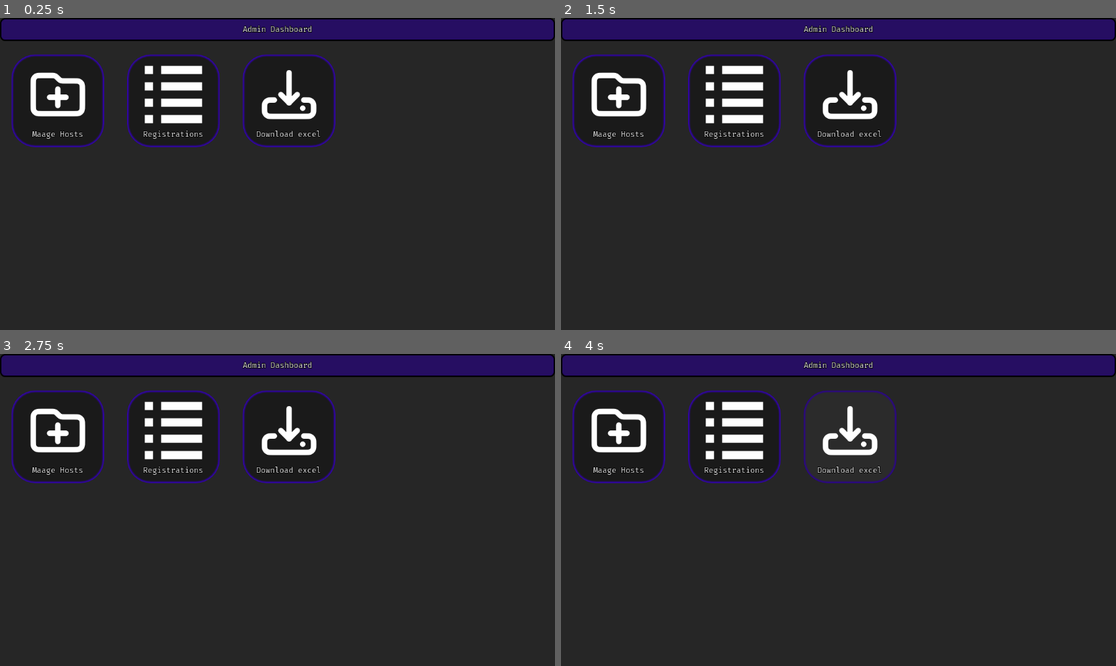
Above: before the commit, frames 1-4 (two rows, left to right).
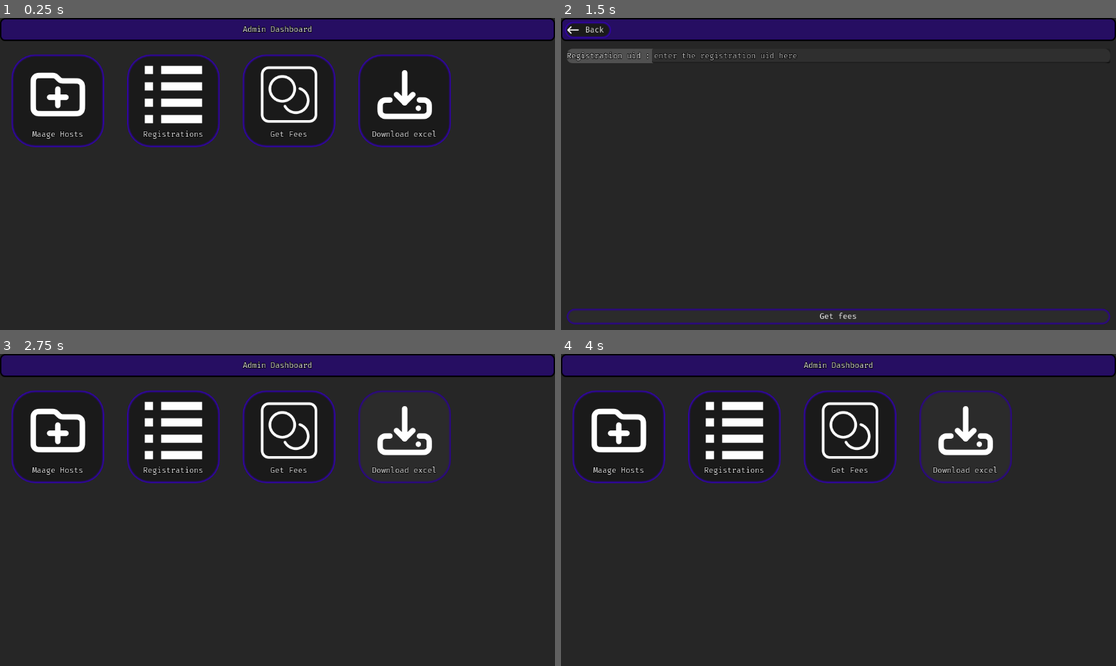
Above: after the commit, the same moments.

Repository: master172/admindashboard
Game: Godot game, scene res://src/Main/Main.tscn
Same seed, same stepped clock (60 frames per second), same inputs: the game is played once before the commit and once after it.
Inputs (mouse positions are in pixels of both pictures, inside the frame that each line leads up to):
- Up to frame 1 (0.25 s): no input
- Up to frame 2 (1.5 s): click (849, 102) at 0.52 s; click (838, 317) at 1.25 s, where only the run after the commit has a clickable "Get fees"
- Up to frame 3 (2.75 s): click (27, 366) at 2 s, where only the run after the commit has a clickable "Back"
- Up to frame 4 (4 s): click (616, 438) at 2.75 s; click "Back" at 3.5 s

The runs differ from the first frame. In frame 1, 2.1% of the frame differs, in the area x 46-82%, y 11-42%; in frame 2, 6.4%, in the area x 0-99%, y 1-99%; in frame 3, 2.2%; in frame 4, 2.3%.
Error after the commit: Invalid type in function 'alert' in base 'OS'. Cannot convert argument 2 from int to String. (res://src/Main/fees_page.gd:26)

Commit message:
integrate fees fetching

Diff:
--- a/Resources/MainTheme.tres
+++ b/Resources/MainTheme.tres
@@ -1,6 +1,7 @@
-[gd_resource type="Theme" load_steps=10 format=3 uid="uid://c8wib8exwpaas"]
+[gd_resource type="Theme" load_steps=11 format=3 uid="uid://c8wib8exwpaas"]
 
 [ext_resource type="FontFile" uid="uid://b6pbhvdgvsn2" path="res://assets/Fonts/Fira_Code/static/FiraCode-Regular.ttf" id="1_f5rfs"]
+[ext_resource type="FontFile" uid="uid://xdvbofo7itl" path="res://assets/Fonts/Fira_Code/static/FiraCode-Bold.ttf" id="2_bs5wg"]
 
 [sub_resource type="StyleBoxFlat" id="StyleBoxFlat_f5rfs"]
 bg_color = Color(0.217, 0.25575, 0.31, 1)
@@ -94,6 +95,11 @@
 LineEdit/fonts/font = ExtResource("1_f5rfs")
 Panel/styles/panel = SubResource("StyleBoxFlat_4swcv")
 PanelContainer/styles/panel = SubResource("StyleBoxFlat_tohqo")
+RichTextLabel/colors/default_color = Color(1, 1, 1, 1)
+RichTextLabel/colors/font_outline_color = Color(0, 0, 0, 1)
+RichTextLabel/constants/outline_size = 2
+RichTextLabel/fonts/bold_font = ExtResource("2_bs5wg")
+RichTextLabel/fonts/normal_font = ExtResource("1_f5rfs")
 TextEdit/colors/font_placeholder_color = Color(0.88, 0.88, 0.88, 0.784314)
 TextEdit/constants/outline_size = 4
 TextEdit/fonts/font = ExtResource("1_f5rfs")
--- /dev/null
+++ b/assets/Icons/fees.svg
@@ -0,0 +1,20 @@
+<!DOCTYPE svg PUBLIC "-//W3C//DTD SVG 1.1//EN" "http://www.w3.org/Graphics/SVG/1.1/DTD/svg11.dtd">
+
+<!-- Uploaded to: SVG Repo, www.svgrepo.com, Transformed by: SVG Repo Mixer Tools -->
+<svg fill="#ffffff" width="800px" height="800px" viewBox="0 0 1024 1024" xmlns="http://www.w3.org/2000/svg" stroke="#ffffff">
+
+<g id="SVGRepo_bgCarrier" stroke-width="0"/>
+
+<g id="SVGRepo_tracerCarrier" stroke-linecap="round" stroke-linejoin="round"/>
+
+<g id="SVGRepo_iconCarrier">
+
+<path d="M674.443 437.565c69.184 23.889 116.549 89.238 116.549 163.62 0 95.581-77.478 173.056-173.056 173.056-63.911 0-121.65-34.917-151.845-89.949-5.441-9.916-17.89-13.544-27.806-8.103s-13.544 17.89-8.103 27.806c37.318 68.013 108.74 111.206 187.755 111.206 118.199 0 214.016-95.813 214.016-214.016 0-91.985-58.568-172.788-144.14-202.337-10.691-3.692-22.351 1.983-26.043 12.674s1.983 22.351 12.674 26.043z"/>
+
+<path d="M579.123 422.81c0-95.574-77.482-173.056-173.056-173.056S233.011 327.236 233.011 422.81c0 95.574 77.482 173.056 173.056 173.056s173.056-77.482 173.056-173.056zm40.96 0c0 118.196-95.82 214.016-214.016 214.016s-214.016-95.82-214.016-214.016 95.82-214.016 214.016-214.016 214.016 95.82 214.016 214.016z"/>
+
+<path d="M829.44 911.36c45.245 0 81.92-36.675 81.92-81.92V194.56c0-45.245-36.675-81.92-81.92-81.92H194.56c-45.245 0-81.92 36.675-81.92 81.92v634.88c0 45.245 36.675 81.92 81.92 81.92h634.88zm0 40.96H194.56c-67.866 0-122.88-55.014-122.88-122.88V194.56c0-67.866 55.014-122.88 122.88-122.88h634.88c67.866 0 122.88 55.014 122.88 122.88v634.88c0 67.866-55.014 122.88-122.88 122.88z"/>
+
+</g>
+
+</svg>
--- a/src/Main/Main.tscn
+++ b/src/Main/Main.tscn
@@ -1,10 +1,11 @@
-[gd_scene load_steps=6 format=3 uid="uid://dgc3m4i4156v3"]
+[gd_scene load_steps=7 format=3 uid="uid://dgc3m4i4156v3"]
 
 [ext_resource type="Script" uid="uid://bjuexdydjvkta" path="res://src/Main/main.gd" id="1_52sh2"]
 [ext_resource type="Theme" uid="uid://c8wib8exwpaas" path="res://Resources/MainTheme.tres" id="1_f6j18"]
 [ext_resource type="Texture2D" uid="uid://cifcjhdrcx2d7" path="res://assets/Icons/List.svg" id="3_1pat6"]
 [ext_resource type="PackedScene" uid="uid://351f6j6go1i2" path="res://src/UIComponents/BaseButtonComponent.tscn" id="4_nxavr"]
 [ext_resource type="Texture2D" uid="uid://qr2ypeurqd3j" path="res://assets/Icons/download.svg" id="5_7cpwk"]
+[ext_resource type="Texture2D" uid="uid://d0jlpmm243jno" path="res://assets/Icons/fees.svg" id="5_52sh2"]
 
 [node name="Main" type="Control"]
 layout_mode = 3
@@ -65,7 +66,7 @@
 size_flags_vertical = 3
 theme_override_constants/h_separation = 48
 theme_override_constants/v_separation = 0
-columns = 3
+columns = 4
 
 [node name="ManageEvents" parent="MainContainer/OptionsContainer/GridContainer" instance=ExtResource("4_nxavr")]
 layout_mode = 2
@@ -75,6 +76,11 @@
 layout_mode = 2
 Icon = ExtResource("3_1pat6")
 Text = "Registrations"
+
+[node name="FeesButton" parent="MainContainer/OptionsContainer/GridContainer" instance=ExtResource("4_nxavr")]
+layout_mode = 2
+Icon = ExtResource("5_52sh2")
+Text = "Get Fees"
 
 [node name="DownloadButton" parent="MainContainer/OptionsContainer/GridContainer" instance=ExtResource("4_nxavr")]
 layout_mode = 2
@@ -135,4 +141,5 @@
 
 [connection signal="pressed" from="MainContainer/OptionsContainer/GridContainer/ManageEvents" to="." method="_on_manage_events_pressed"]
 [connection signal="pressed" from="MainContainer/OptionsContainer/GridContainer/RegistrationsButton" to="." method="_on_registrations_button_pressed"]
+[connection signal="pressed" from="MainContainer/OptionsContainer/GridContainer/FeesButton" to="." method="_on_fees_button_pressed"]
 [connection signal="pressed" from="MainContainer/OptionsContainer/GridContainer/DownloadButton" to="." method="_on_download_button_pressed"]
--- /dev/null
+++ b/src/Main/fees_page.gd
@@ -0,0 +1,75 @@
+extends Control
+
+
+var registration_uid:String = ""
+@onready var uid_entry: LineEdit = $MainContainer/MarginContainer/VBoxContainer/PanelContainer/HBoxContainer/UidEntry
+@onready var overlay: Control = $Overlay
+@onready var label: RichTextLabel = $Overlay/CenterContainer/PanelContainer/VBoxContainer/ColorRect/MarginContainer/VBoxContainer/Label
+
+func _ready():
+	overlay.hide()
+
+func _on_uid_entry_text_submitted(new_text: String) -> void:
+	registration_uid = new_text
+
+
+func _on_submit_pressed() -> void:
+	registration_uid = uid_entry.text
+	var http :HTTPRequest = HTTPRequest.new()
+	add_child(http)
+	overlay.show()
+	http.request_completed.connect(self.fecth_fees)
+	http.request_completed.connect(http.queue_free.unbind(4))
+	var err = http.request(Utils.default_backend_url+"fees/"+registration_uid)
+	if err != OK:
+		overlay.hide()
+		OS.alert("http request error: ",err)
+
+func fecth_fees(result: int, response_code: int, headers: PackedStringArray, body: PackedByteArray) -> void:
+	if response_code == 200:
+		var data:Dictionary = JSON.parse_string(body.get_string_from_utf8())
+		if data != {}:
+			var fees :int = data["fees"]
+			display_fees(fees)
+	else:
+		if response_code == 404:
+			OS.alert("No registration found, check uid")
+		else:
+			OS.alert("response erorr code: "+str(response_code))
+
+func format_amount_indian(amount: int) -> String:
+	var string:String = str(amount)
+	var len :int = string.length()
+
+	if len <= 3:
+		return string
+
+	var last_three :String = string.substr(len-3,3)
+	var remaining :String = string.substr(0,len-3)
+
+	var result :String = ""
+	while remaining.length() > 2:
+		result += "," + remaining.substr(remaining.length() - 2, 2) + result
+		remaining = remaining.substr(0,remaining.length()-2)
+
+	if remaining.length()>0:
+		result = remaining + result
+
+	return result + ","+last_three
+
+
+
+func display_fees(fees:int):
+	var formatted_currency:String = format_amount_indian(fees)
+	label.text =  "The amount required to be paid is\n₹[b][color=yellow]" +formatted_currency + "[/color][/b]"
+	overlay.show()
+
+func _on_ok_pressed() -> void:
+	uid_entry.text = ""
+	label.text = ""
+	overlay.hide()
+
+
+func _on_back_pressed() -> void:
+	var main_scene:PackedScene = load("res://src/Main/Main.tscn")
+	get_tree().change_scene_to_packed(main_scene)
--- /dev/null
+++ b/src/Main/fees_page.tscn
@@ -0,0 +1,180 @@
+[gd_scene load_steps=5 format=3 uid="uid://dumliuqdc8ag6"]
+
+[ext_resource type="Theme" uid="uid://c8wib8exwpaas" path="res://Resources/MainTheme.tres" id="1_3n0rm"]
+[ext_resource type="Script" uid="uid://bapa3eagjv8yo" path="res://src/Main/fees_page.gd" id="2_dkejs"]
+[ext_resource type="Texture2D" uid="uid://3wbfrdbf88e6" path="res://assets/Icons/Back.svg" id="3_yp8uc"]
+
+[sub_resource type="StyleBoxFlat" id="StyleBoxFlat_3n0rm"]
+bg_color = Color(0.101961, 0.101961, 0.101961, 1)
+
+[node name="FeesPage" type="Control"]
+layout_mode = 3
+anchors_preset = 15
+anchor_right = 1.0
+anchor_bottom = 1.0
+grow_horizontal = 2
+grow_vertical = 2
+theme = ExtResource("1_3n0rm")
+script = ExtResource("2_dkejs")
+
+[node name="ColorRect" type="ColorRect" parent="."]
+layout_mode = 1
+anchors_preset = 15
+anchor_right = 1.0
+anchor_bottom = 1.0
+grow_horizontal = 2
+grow_vertical = 2
+color = Color(0.15, 0.15, 0.15, 1)
+
+[node name="MainContainer" type="VBoxContainer" parent="."]
+layout_mode = 1
+anchors_preset = 15
+anchor_right = 1.0
+anchor_bottom = 1.0
+grow_horizontal = 2
+grow_vertical = 2
+
+[node name="Header" type="Panel" parent="MainContainer"]
+custom_minimum_size = Vector2(0, 48)
+layout_mode = 2
+
+[node name="VBoxContainer" type="VBoxContainer" parent="MainContainer/Header"]
+layout_mode = 1
+anchors_preset = 15
+anchor_right = 1.0
+anchor_bottom = 1.0
+offset_left = 8.0
+offset_top = 8.0
+offset_right = -8.0
+offset_bottom = -6.0
+grow_horizontal = 2
+grow_vertical = 2
+
+[node name="Back" type="Button" parent="MainContainer/Header/VBoxContainer"]
+layout_mode = 2
+size_flags_horizontal = 0
+text = " Back "
+icon = ExtResource("3_yp8uc")
+
+[node name="MarginContainer" type="MarginContainer" parent="MainContainer"]
+layout_mode = 2
+size_flags_vertical = 3
+theme_override_constants/margin_left = 12
+theme_override_constants/margin_top = 12
+theme_override_constants/margin_right = 12
+theme_override_constants/margin_bottom = 12
+
+[node name="VBoxContainer" type="VBoxContainer" parent="MainContainer/MarginContainer"]
+layout_mode = 2
+
+[node name="PanelContainer" type="PanelContainer" parent="MainContainer/MarginContainer/VBoxContainer"]
+layout_mode = 2
+size_flags_vertical = 0
+
+[node name="HBoxContainer" type="HBoxContainer" parent="MainContainer/MarginContainer/VBoxContainer/PanelContainer"]
+layout_mode = 2
+
+[node name="Label" type="Label" parent="MainContainer/MarginContainer/VBoxContainer/PanelContainer/HBoxContainer"]
+layout_mode = 2
+text = "Registration uid :"
+
+[node name="UidEntry" type="LineEdit" parent="MainContainer/MarginContainer/VBoxContainer/PanelContainer/HBoxContainer"]
+layout_mode = 2
+size_flags_horizontal = 3
+placeholder_text = "enter the registration uid here"
+
+[node name="Submit" type="Button" parent="MainContainer/MarginContainer/VBoxContainer"]
+layout_mode = 2
+size_flags_vertical = 10
+text = "Get fees"
+
+[node name="Overlay" type="Control" parent="."]
+layout_mode = 1
+anchors_preset = 15
+anchor_right = 1.0
+anchor_bottom = 1.0
+grow_horizontal = 2
+grow_vertical = 2
+
+[node name="ColorRect" type="ColorRect" parent="Overlay"]
+layout_mode = 1
+anchors_preset = 15
+anchor_right = 1.0
+anchor_bottom = 1.0
+grow_horizontal = 2
+grow_vertical = 2
+color = Color(0.101961, 0.101961, 0.101961, 0.0980392)
+
+[node name="CenterContainer" type="CenterContainer" parent="Overlay"]
+layout_mode = 1
+anchors_preset = 15
+anchor_right = 1.0
+anchor_bottom = 1.0
+grow_horizontal = 2
+grow_vertical = 2
+
+[node name="PanelContainer" type="PanelContainer" parent="Overlay/CenterContainer"]
+layout_mode = 2
+theme_override_styles/panel = SubResource("StyleBoxFlat_3n0rm")
+
+[node name="VBoxContainer" type="VBoxContainer" parent="Overlay/CenterContainer/PanelContainer"]
+layout_mode = 2
+theme_override_constants/separation = 0
+
+[node name="Panel" type="Panel" parent="Overlay/CenterContainer/PanelContainer/VBoxContainer"]
+custom_minimum_size = Vector2(320, 32)
+layout_mode = 2
+
+[node name="MarginContainer" type="MarginContainer" parent="Overlay/CenterContainer/PanelContainer/VBoxContainer/Panel"]
+layout_mode = 1
+anchors_preset = 15
+anchor_right = 1.0
+anchor_bottom = 1.0
+grow_horizontal = 2
+grow_vertical = 2
+theme_override_constants/margin_left = 4
+theme_override_constants/margin_top = 1
+theme_override_constants/margin_right = 4
+theme_override_constants/margin_bottom = 1
+
+[node name="Label" type="Label" parent="Overlay/CenterContainer/PanelContainer/VBoxContainer/Panel/MarginContainer"]
+layout_mode = 2
+text = "Fetched data"
+horizontal_alignment = 1
+
+[node name="ColorRect" type="ColorRect" parent="Overlay/CenterContainer/PanelContainer/VBoxContainer"]
+custom_minimum_size = Vector2(0, 216)
+layout_mode = 2
+color = Color(0.101961, 0.101961, 0.101961, 1)
+
+[node name="MarginContainer" type="MarginContainer" parent="Overlay/CenterContainer/PanelContainer/VBoxContainer/ColorRect"]
+layout_mode = 1
+anchors_preset = 15
+anchor_right = 1.0
+anchor_bottom = 1.0
+grow_horizontal = 2
+grow_vertical = 2
+theme_override_constants/margin_left = 4
+theme_override_constants/margin_top = 4
+theme_override_constants/margin_right = 4
+theme_override_constants/margin_bottom = 4
+
+[node name="VBoxContainer" type="VBoxContainer" parent="Overlay/CenterContainer/PanelContainer/VBoxContainer/ColorRect/MarginContainer"]
+layout_mode = 2
+
+[node name="Label" type="RichTextLabel" parent="Overlay/CenterContainer/PanelContainer/VBoxContainer/ColorRect/MarginContainer/VBoxContainer"]
+layout_mode = 2
+size_flags_vertical = 3
+bbcode_enabled = true
+fit_content = true
+horizontal_alignment = 1
+vertical_alignment = 1
+
+[node name="Ok" type="Button" parent="Overlay/CenterContainer/PanelContainer/VBoxContainer/ColorRect/MarginContainer/VBoxContainer"]
+layout_mode = 2
+text = "Ok"
+
+[connection signal="pressed" from="MainContainer/Header/VBoxContainer/Back" to="." method="_on_back_pressed"]
+[connection signal="text_submitted" from="MainContainer/MarginContainer/VBoxContainer/PanelContainer/HBoxContainer/UidEntry" to="." method="_on_uid_entry_text_submitted"]
+[connection signal="pressed" from="MainContainer/MarginContainer/VBoxContainer/Submit" to="." method="_on_submit_pressed"]
+[connection signal="pressed" from="Overlay/CenterContainer/PanelContainer/VBoxContainer/ColorRect/MarginContainer/VBoxContainer/Ok" to="." method="_on_ok_pressed"]
--- a/src/Main/main.gd
+++ b/src/Main/main.gd
@@ -59,3 +59,8 @@
 		overlay.hide()
 		var error_detail := body.get_string_from_utf8()
 		OS.alert("Failed to download export: " + error_detail, "Download Error")
+
+
+func _on_fees_button_pressed() -> void:
+	var fees_page:PackedScene = load("res://src/Main/fees_page.tscn")
+	get_tree().change_scene_to_packed(fees_page)
Not shown, added: assets/Icons/fees.svg.import
Not shown, added: src/Main/fees_page.gd.uid
